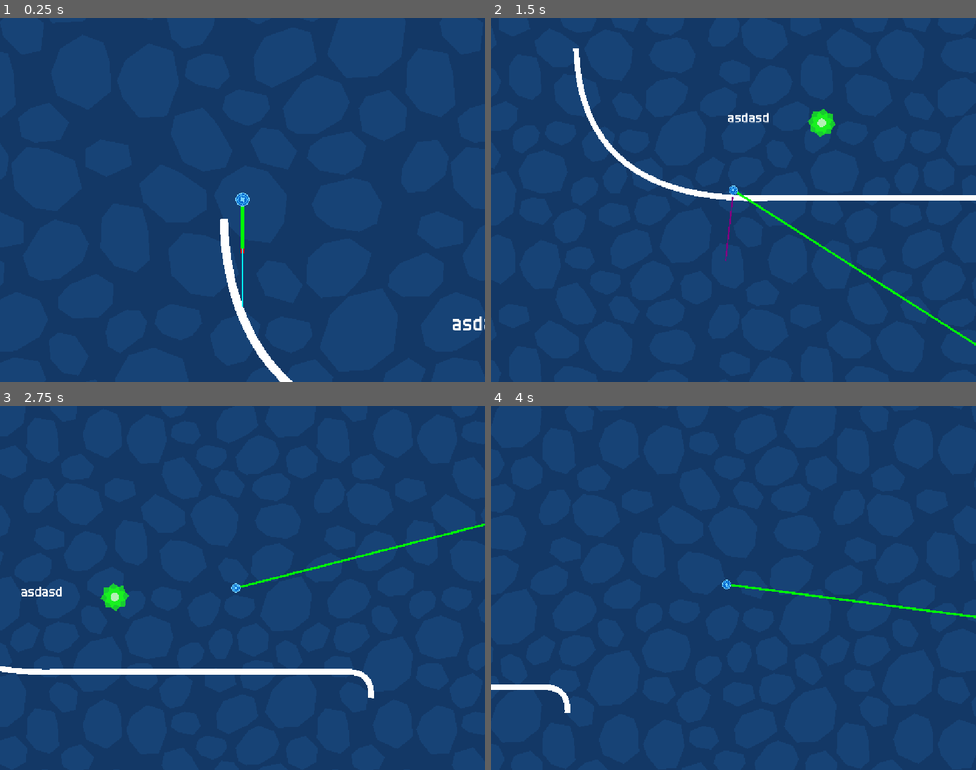
Above: before the commit, frames 1-4 (two rows, left to right).
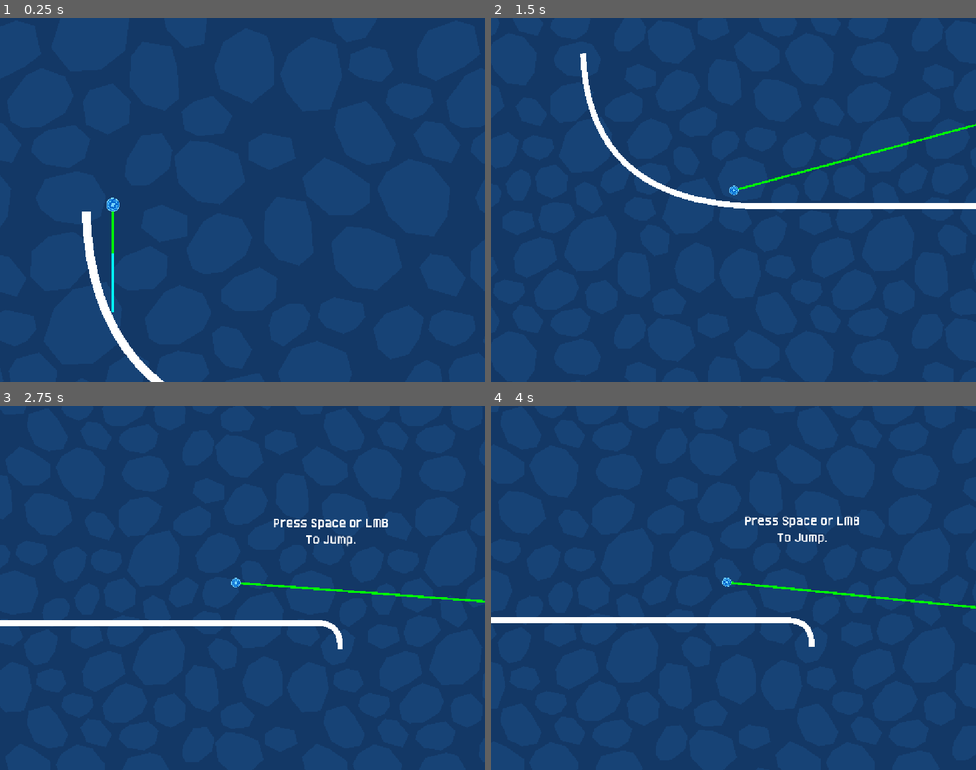
Above: after the commit, the same moments.

Repository: appellatebaton0/roll-full
Game: Godot game, scene res://Scenes/Levels/World1/1-1.tscn
The game is run twice, just before and just after one commit, with the same random seed, the same clock (stepped at 60 frames per second) and the same inputs. This scene is started directly instead of the project's main scene.
Inputs (mouse positions are in pixels of both pictures, inside the frame that each line leads up to):
- Up to frame 1 (0.25 s): no input
- Up to frame 2 (1.5 s): tap Space at 0.5, 1.25 s; move the mouse to (840, 181) at 0.52 s; hold Right (Cycle World Right) 0.53-1.28 s; click (840, 181) at 0.6 s; click (840, 181) at 0.77 s; click (840, 181) at 1.07 s; move the mouse to (636, 218) at 1.27 s; hold Left (Cycle World Left) from 1.28 s (still down); click (636, 218) at 1.35 s
- Up to frame 3 (2.75 s): click (145, 606) at 1.52 s; click (145, 606) at 1.82 s; tap Space at 2 s; move the mouse to (291, 507) at 2.02 s; release Left (Cycle World Left) at 2.03 s; hold Right (Cycle World Right) from 2.03 s (still down); click (291, 507) at 2.1 s
- Up to frame 4 (4 s): tap Space at 2.75, 3.5 s; move the mouse to (709, 660) at 2.77 s; click (709, 660) at 2.85 s; click (709, 660) at 3.02 s; click (709, 660) at 3.32 s; move the mouse to (879, 642) at 3.52 s; release Right (Cycle World Right) at 3.53 s; hold Left (Cycle World Left) from 3.53 s (still down); click (879, 642) at 3.6 s; click (879, 642) at 3.77 s

The runs differ from the first frame. In frame 1, 2.4% of the frame differs, in the area x 16-100%, y 48-100%; in frame 2, 3.8%; in frame 3, 4.0%, in the area x 0-100%, y 31-81%; in frame 4, 2.5%.

Commit message:
h11.3 - Return Of Undo-Redo Pain
Spent an hour doing minor level design and trying to get splines to save their meshes so it's not creating them all (and doing all that math) on level start, and failed miserably.

Diff:
--- a/Scenes/Levels/World1/1-1.tscn
+++ b/Scenes/Levels/World1/1-1.tscn
@@ -6,11 +6,17 @@
 
 [node name="1" unique_id=1260259211 instance=ExtResource("1_gbbuh")]
 
+[node name="Player" parent="." index="1" unique_id=1267848784]
+position = Vector2(-1450, 59)
+
 [node name="Goal" parent="." index="3" unique_id=1338618760]
-position = Vector2(1637, 643)
+position = Vector2(5643, -2181)
+
+[node name="DeathBorder" parent="." index="4" unique_id=1495088171]
+position = Vector2(2588, -951)
 
 [node name="Spline2D" type="Line2D" parent="." index="5" unique_id=696827401]
-position = Vector2(1017, -26)
+position = Vector2(-470, -26)
 points = PackedVector2Array(-1105, 145, -1269, 932, -877, 1550, 248, 1196, 248, 1196, 248, 1196, 2261, 1195, 2371, 1162, 2507, 1232, 2428, 1380)
 width = 40.0
 default_color = Color(0, 0, 0, 0)
@@ -18,22 +24,34 @@
 metadata/_custom_type_script = "uid://bdxcdqki1luyk"
 
 [node name="Label" type="Label" parent="." index="6" unique_id=59020230]
-offset_left = 977.0
-offset_top = 549.0
-offset_right = 1271.0
-offset_bottom = 661.0
-text = "asdasd"
+offset_left = 1498.0
+offset_top = 423.0
+offset_right = 2296.0
+offset_bottom = 650.0
+text = "Press Space or LMB
+To Jump."
+horizontal_alignment = 1
 
 [node name="TimeSlow" type="Node2D" parent="." index="7" unique_id=116690775]
-position = Vector2(1773, 1038)
+position = Vector2(1440, 880)
 script = ExtResource("3_fnxhk")
-radius = 640.0
-easing = 2.0
-min_scale = 0.2
+radius = 480.0
+easing = 4.0
+min_scale = 0.04
 
-[node name="TimeSlow2" type="Node2D" parent="." index="8" unique_id=816118717]
-position = Vector2(4426, 699)
-script = ExtResource("3_fnxhk")
-radius = 640.0
-easing = 2.0
-min_scale = 0.2
+[node name="Spline2D2" type="Line2D" parent="." index="8" unique_id=1450912531]
+position = Vector2(4615, 1157)
+points = PackedVector2Array(8, 182, -144, 66, 88, -29, 171, 13, 1058, 18, 1303, 18, 1656, 19, 2094, 16, 2320, -134, 2307, -692, 2305, -1320, 2305, -1447, 2306, -1646)
+width = 40.0
+default_color = Color(0, 0, 0, 0)
+script = ExtResource("2_j24j6")
+seg = 10.0
+metadata/_custom_type_script = "uid://bdxcdqki1luyk"
+
+[node name="Spline2D3" type="Line2D" parent="." index="9" unique_id=1143561864]
+position = Vector2(6353, -113)
+points = PackedVector2Array(-1, -6, -1, -12, -1, -22, -0.022399902, -1460.9973, 37, -1745, -77, -1882, -451, -1791)
+width = 40.0
+default_color = Color(0, 0, 0, 0)
+script = ExtResource("2_j24j6")
+metadata/_custom_type_script = "uid://bdxcdqki1luyk"
--- a/Scenes/Player.tscn
+++ b/Scenes/Player.tscn
@@ -14,7 +14,7 @@
 wall_min_slide_angle = 0.0
 script = ExtResource("1_rpqav")
 grind_speed = 2000.0
-jump_height = 5.0
+jump_height = 4.2
 stick_force = 300.0
 sprite = NodePath("Sprite")
 ray_node = NodePath("RayCast2D")
--- a/Scripts/Player.gd
+++ b/Scripts/Player.gd
@@ -40,7 +40,6 @@
 ## The last direction, normalized, of the surface intersected by the raycast.
 var last_normal:Vector2
 func _physics_process(delta: float) -> void:
-	print(delta)
 
 	# For the line debugging.
 	if DEBUG: queue_redraw()
--- a/Scripts/Spline.gd
+++ b/Scripts/Spline.gd
@@ -27,7 +27,17 @@
 		generate()
 
 #@export_tool_button("GenerateShape") var gen := generate
-func generate(): if collision_mesh: collision_mesh.polygon = regenerate_mesh()
+func generate(): if collision_mesh:
+	#if Engine.is_editor_hint():
+		#var unre := EditorInterface.get_editor_undo_redo()
+		#var new_mesh := regenerate_mesh()
+		#
+		#unre.create_action("Bake Collision Polygon")
+		#unre.add_do_property(collision_mesh, "polygon", new_mesh)
+		##unre.add_undo_property(collision_mesh, "polygon", collision_mesh.polygon)
+		#unre.commit_action()
+	#else:
+	collision_mesh.polygon = regenerate_mesh()
 
 func _draw() -> void: if Engine.is_editor_hint(): draw_polygon(sample_mesh, [color])
 
@@ -42,8 +52,8 @@
 		default_color = color
 		points = sample_points
 
-		## Create the collision nodes.
-		fabricate_collision()
+	## Create the collision nodes.
+	fabricate_collision()
 
 ## Update whenever anything changes.
 var last_points
@@ -135,13 +145,38 @@
 	return sample_mesh
 
 func fabricate_collision() -> void:
-	var static_body := StaticBody2D.new()
-	collision_mesh = CollisionPolygon2D.new()
+	if not collision_mesh:
 
-	add_child(static_body)
-	static_body.add_child(collision_mesh)
+		if Engine.is_editor_hint():
+			var unre := EditorInterface.get_editor_undo_redo()
+			unre.create_action("Fabricate Collision")
 
-	static_body.collision_layer = collision_layer
-	static_body.collision_mask  = collision_mask
+			var static_body := StaticBody2D.new()
+			var new_collider = CollisionPolygon2D.new()
+
+			unre.add_do_method(self, "add_child", static_body)
+			unre.add_undo_method(self, "remove_child", static_body)
+
+			unre.add_do_method(static_body, "add_child", new_collider)
+			unre.add_undo_method(static_body, "remove_child", new_collider)
+
+			unre.add_do_property(static_body, "collision_layer", collision_layer)
+			unre.add_do_property(static_body, "collision_mask", collision_mask)
+
+			unre.add_do_property(self, "collision_mesh", new_collider)
+			unre.add_undo_property(self, "collision_mesh", collision_mesh)
+
+			unre.commit_action()
+
+		else:
+
+			var static_body := StaticBody2D.new()
+			collision_mesh = CollisionPolygon2D.new()
+
+			add_child(static_body)
+			static_body.add_child(collision_mesh)
+
+			static_body.collision_layer = collision_layer
+			static_body.collision_mask  = collision_mask
 
 	generate()
